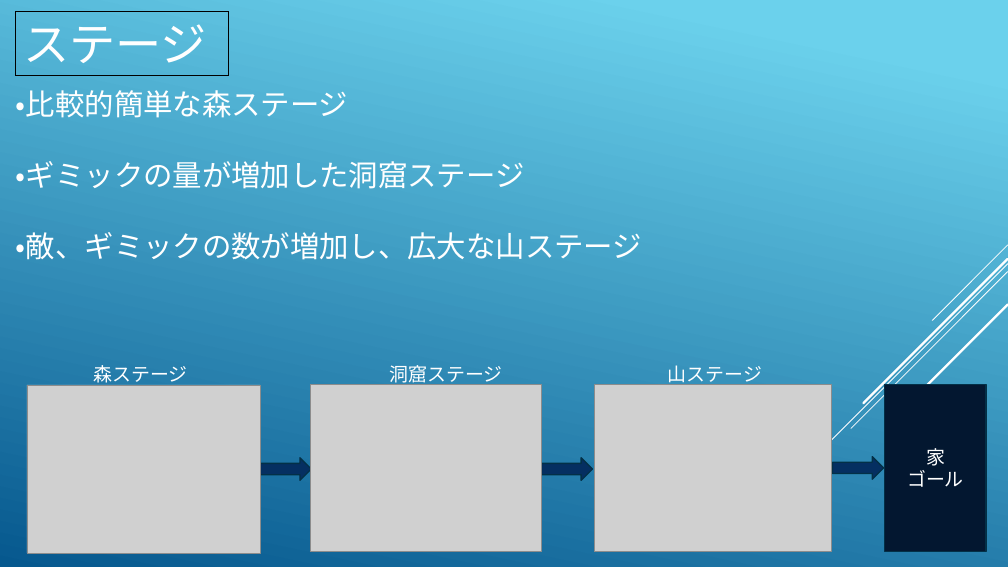
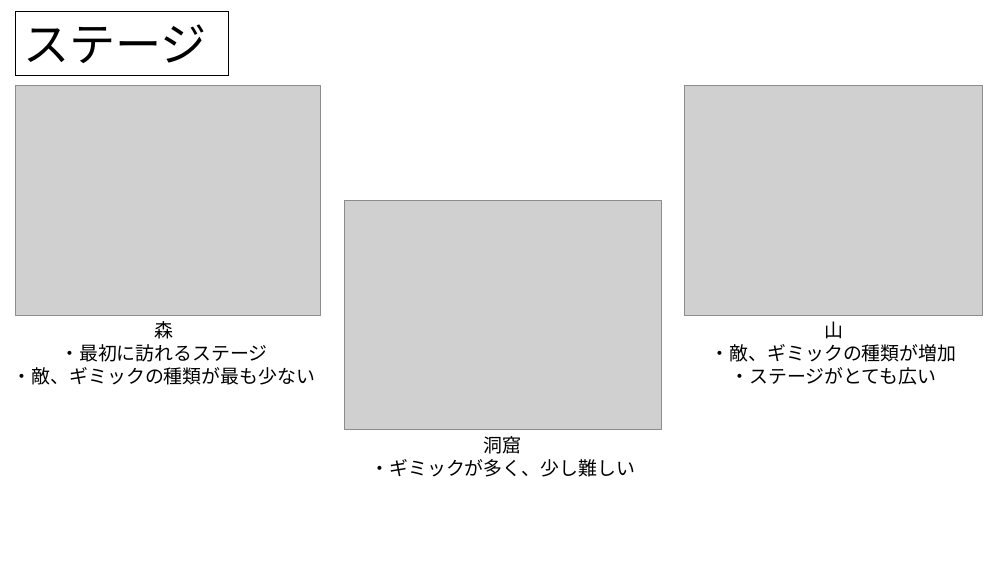
Before and after one commit to KawanoTakumi/2B-Team, a slide deck: slide 5 of Back To Home.pptx. Drawn at 1008x567 pixels with LibreOffice and Linux fonts; fonts in the diff are those of the drawing; grey boxes stand for pictures. Boxes give left, top, right and bottom in pixels: in the first picture for what was removed or moved away, otherwise in the second. Text is boxed around its words. In the diff, an @@ line names an element or a change of style, - is before the commit and + after.

```diff
--- a/Back To Home.pptx
+++ b/Back To Home.pptx
@@ background gradient #6ED2EB to #06588E to #FFFFFF @@
@@ rectangle "ステージ" at [16,12,229,76]: font TeX Gyre Adventor to Noto Sans CJK JP, text colour #FFFFFF to #000000 @@
@@ picture: place and size @@
-picture at [27,385,261,553]
+picture at [16,85,321,315]
@@ picture: place and size @@
-picture at [594,385,832,552]
+picture at [685,85,983,315]
@@ text removed at [16,90,642,260] @@
-・比較的簡単な森ステージ
-・ギミックの量が増加した洞窟ステージ
-・敵、ギミックの数が増加し、広大な山ステージ
@@ picture: place and size @@
-picture at [311,385,542,552]
+picture at [344,200,661,430]
@@ text at [13,321,315,385]: text changed; font TeX Gyre Adventor to Noto Sans CJK JP; text colour #FFFFFF to #000000 @@
-森ステージ
+森
+・最初に訪れるステージ
+・敵、ギミックの種類が最も少ない
@@ text at [711,321,957,385]: text changed; font TeX Gyre Adventor to Noto Sans CJK JP; text colour #FFFFFF to #000000 @@
-山ステージ
+山
+・敵、ギミックの種類が増加
+・ステージがとても広い
@@ group removed at [761,245,1008,510]: 5 lines @@
@@ rectangle removed at [885,384,986,551] @@
-家
-ゴール
@@ text at [370,436,635,477]: text changed; font TeX Gyre Adventor to Noto Sans CJK JP; text colour #FFFFFF to #000000 @@
-洞窟ステージ
+洞窟
+・ギミックが多く、少し難しい
@@ right arrow removed at [260,458,312,481] @@
@@ right arrow removed at [541,458,593,481] @@
@@ right arrow removed at [833,457,884,479] @@
```
Also in this commit, not shown: 6 other slides changed.
